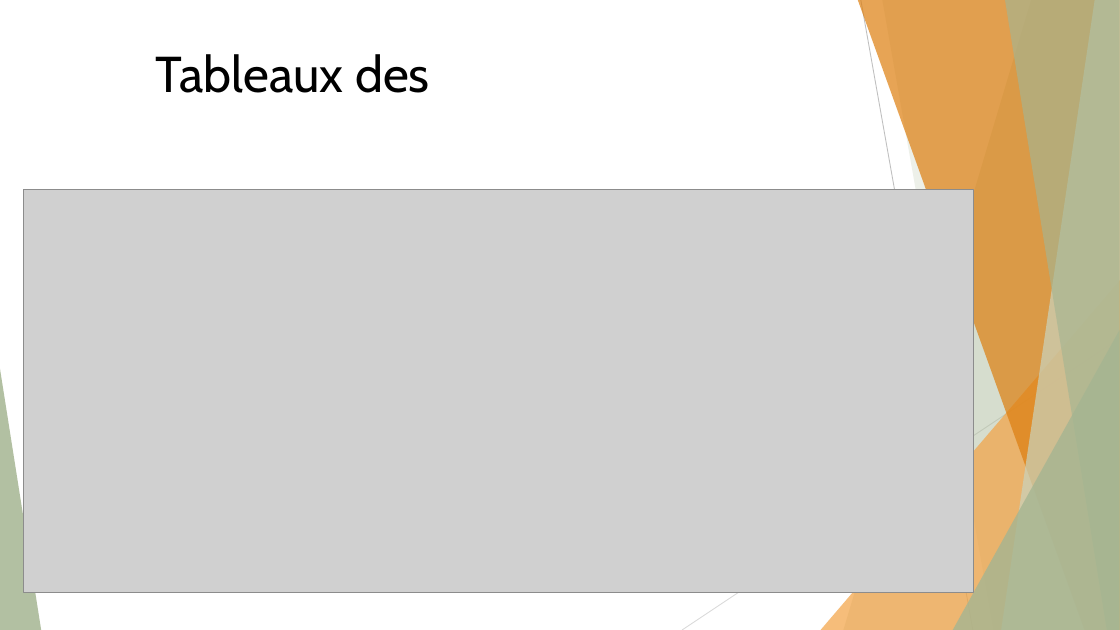
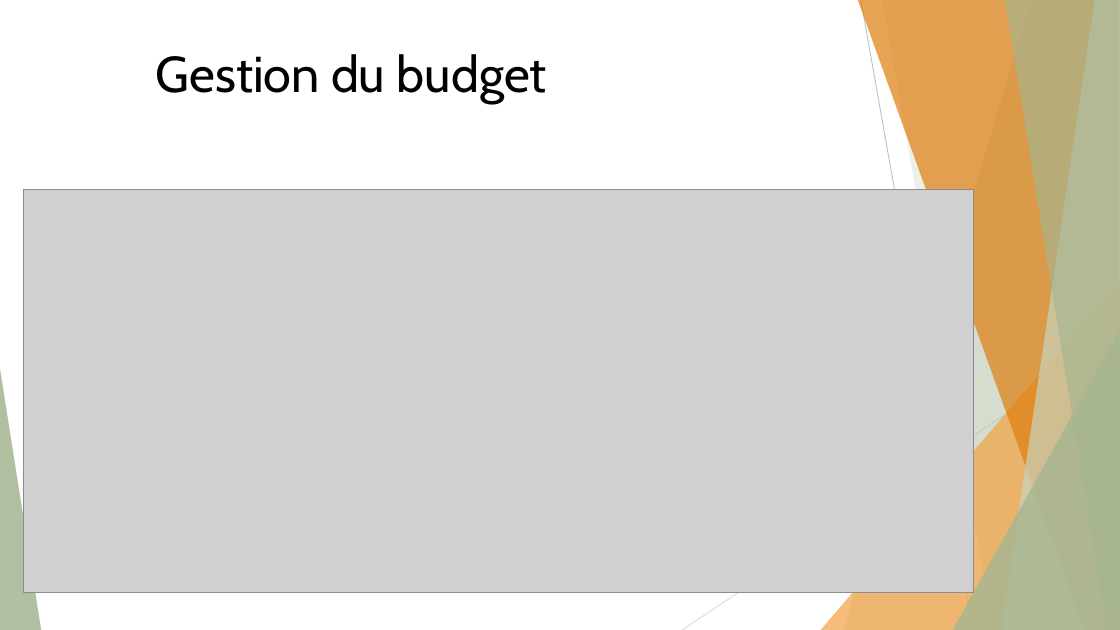
Before and after one commit to Kimimar0/Projet-Ces-eSport, a slide deck: slide 22 of Soutenance/Projet 2.pptx. Drawn at 1120x630 pixels with LibreOffice and Linux fonts; fonts in the diff are those of the drawing; grey boxes stand for pictures. Boxes give left, top, right and bottom in pixels: in the first picture for what was removed or moved away, otherwise in the second. Text is boxed around its words. In the diff, an @@ line names an element or a change of style, - is before the commit and + after.

```diff
--- a/Soutenance/Projet 2.pptx
+++ b/Soutenance/Projet 2.pptx
@@ title at [156, 54, 547, 103]: text changed @@
-Tableaux des
+Gestion du budget
```
Also in this commit, not shown: 2 other slides changed.
